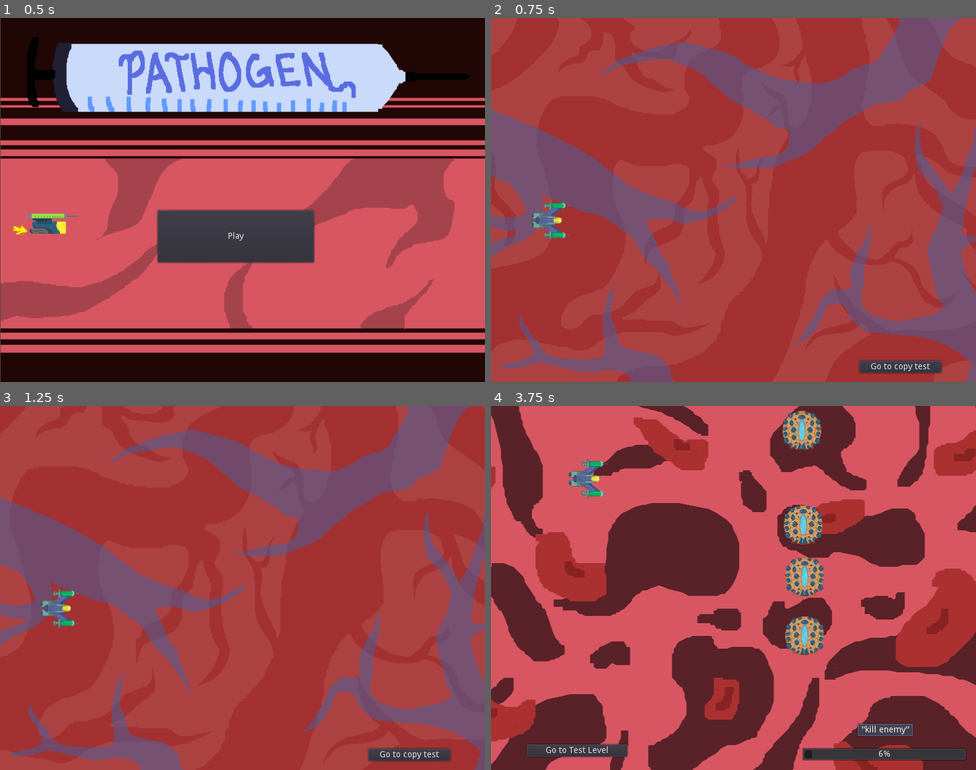
Above: before the commit, frames 1-4 (two rows, left to right).
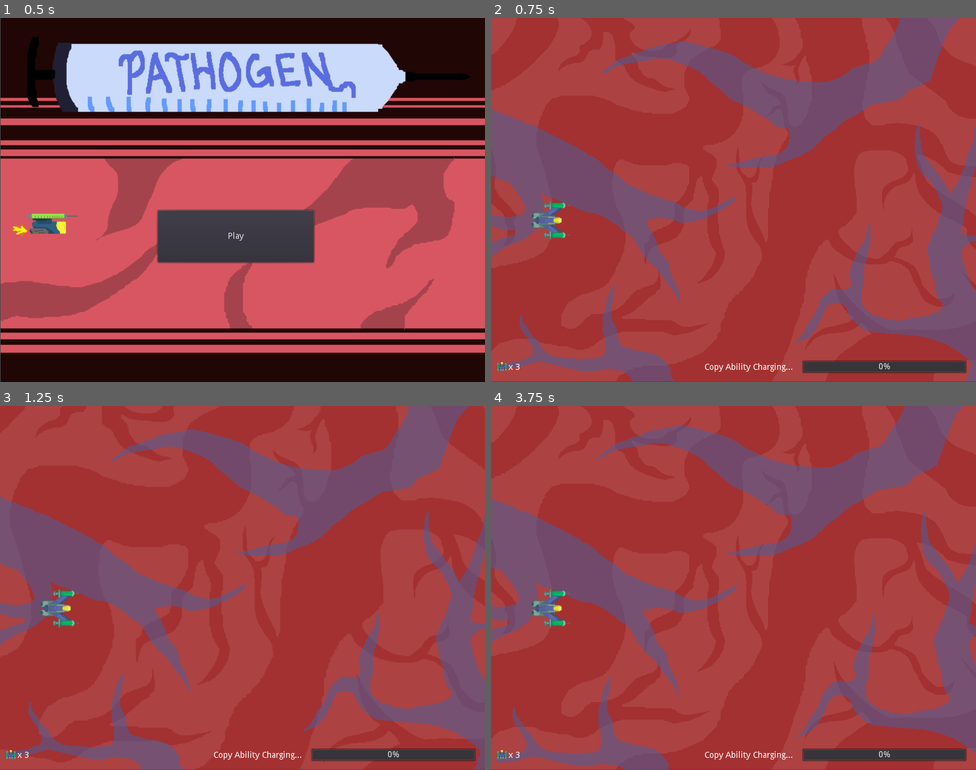
Above: after the commit, the same moments.

Repository: Yerdun/Pathogen
Game: Godot game, scene res://Assets/Scenes/Test Scenes/Title.tscn
Two runs of this game, one before a commit and one after it. Both use one fixed random seed, a clock stepped at 60 frames per second and the inputs below. Sound files missing from this copy of the repository are replaced by a short silence.
Inputs (mouse positions are in pixels of both pictures, inside the frame that each line leads up to):
- Up to frame 1 (0.5 s): no input
- Up to frame 2 (0.75 s): click "Play" at 0.5 s
- Up to frame 3 (1.25 s): no input
- Up to frame 4 (3.75 s): click (898, 755) at 1.25 s, where only the run before the commit has a clickable "Go to copy test"; click (578, 751) at 2 s, where only the run before the commit has a clickable "Go to Test Level"; click (578, 751) at 2.75 s, where only the run before the commit has a clickable "Go to Test Level"; click (883, 729) at 3.5 s, where only the run before the commit has a clickable "'kill enemy'"

Frame 1 is identical in both runs. In frame 2, 1.9% of the frame differs, in the area x 0-100%, y 0-100%; in frame 3, 1.9%; in frame 4, 94%.
Error before the commit: Attempt to call function 'play' in base 'null instance' on a null instance. (res://Assets/Scenes/Test)

Commit message:
Implemented a UI
Has a lives display and implemented the old charge bar

Diff:
--- a/Assets/Scenes/Enemy/Piercer Enemy/Piercer Enemy.tscn
+++ b/Assets/Scenes/Enemy/Piercer Enemy/Piercer Enemy.tscn
@@ -23,5 +23,6 @@
 
 [node name="Charge Sound" type="AudioStreamPlayer" parent="." index="4"]
 stream = ExtResource( 4 )
+volume_db = -2.0
 
 [connection signal="timeout" from="Charge Timer" to="." method="_on_Charge_Timer_timeout"]
--- /dev/null
+++ b/Assets/Scenes/Test Scenes/Test Level.gd
@@ -0,0 +1,17 @@
+extends Node2D
+
+# this script is probably only for UI elements
+
+# Called when the node enters the scene tree for the first time.
+func _ready():
+	$"Charge Bar".max_value = $"Player/Bullet Control".MaxCharge
+
+
+# Called every frame. 'delta' is the elapsed time since the previous frame.
+func _process(delta):
+	$"Charge Bar".value = $"Player/Bullet Control".CurrentCharge
+	if $"Player/Bullet Control".CurrentCharge == $"Player/Bullet Control".MaxCharge:
+		$"Copy Bar text".text = "Copy ready!"
+	else:
+		$"Copy Bar text".text = "Copy Ability Charging..."
+	$"Lives".text = "x " + str($"Player".lives)
--- a/Assets/Scenes/Test Scenes/Test Level.tscn
+++ b/Assets/Scenes/Test Scenes/Test Level.tscn
@@ -1,17 +1,21 @@
-[gd_scene load_steps=9 format=2]
+[gd_scene load_steps=10 format=2]
 
 [ext_resource path="res://Assets/Scenes/Background/BG.tscn" type="PackedScene" id=1]
 [ext_resource path="res://Assets/Scenes/Enemy/Enemy Spawn Handler/Enemy Spawn Handler.tscn" type="PackedScene" id=2]
 [ext_resource path="res://Assets/Scenes/Player/Player.tscn" type="PackedScene" id=3]
-[ext_resource path="res://Assets/Scenes/Test Scenes/go to copy.gd" type="Script" id=4]
+[ext_resource path="res://Assets/Scenes/Test Scenes/Test Level.gd" type="Script" id=4]
 [ext_resource path="res://Assets/Sounds/Level Music/Pathogen level intro.ogg" type="AudioStream" id=5]
 [ext_resource path="res://Assets/Sounds/Level Music/Pathogen level loop.ogg" type="AudioStream" id=6]
 [ext_resource path="res://Assets/Scenes/Music Handlers/Music Handler.tscn" type="PackedScene" id=7]
 [ext_resource path="res://Assets/Scenes/Enemy/Enemy Spawn Handler/Waves/Wave Manager.tscn" type="PackedScene" id=8]
+[ext_resource path="res://Assets/Sprites/Player/life.png" type="Texture" id=9]
 
 [node name="Test Level" type="Node2D"]
+script = ExtResource( 4 )
 
 [node name="Control" parent="." instance=ExtResource( 1 )]
+margin_top = -1.05945
+margin_bottom = -1.05945
 
 [node name="Wave Manager" parent="." instance=ExtResource( 8 )]
 
@@ -21,19 +25,45 @@
 [node name="Player" parent="." instance=ExtResource( 3 )]
 position = Vector2( 97.7746, 333.546 )
 
-[node name="Button" type="Button" parent="."]
-margin_left = 608.012
-margin_top = 565.033
-margin_right = 743.012
-margin_bottom = 585.033
-text = "Go to copy test"
-script = ExtResource( 4 )
+[node name="Music handler" parent="." instance=ExtResource( 7 )]
+intro = ExtResource( 5 )
+loop = ExtResource( 6 )
+
+[node name="Charge Bar" type="ProgressBar" parent="."]
+margin_left = 513.064
+margin_top = 564.273
+margin_right = 785.064
+margin_bottom = 586.273
 __meta__ = {
 "_edit_use_anchors_": false
 }
 
-[node name="Music handler" parent="." instance=ExtResource( 7 )]
-intro = ExtResource( 5 )
-loop = ExtResource( 6 )
+[node name="Lives" type="Label" parent="."]
+margin_left = 28.7228
+margin_top = 569.311
+margin_right = 68.7228
+margin_bottom = 583.311
+text = "x 3"
+__meta__ = {
+"_edit_use_anchors_": false
+}
 
-[connection signal="pressed" from="Button" to="Button" method="_on_Button_pressed"]
+[node name="Lives Icon" type="TextureRect" parent="."]
+margin_left = 10.0
+margin_top = 566.813
+margin_right = 26.0
+margin_bottom = 582.813
+texture = ExtResource( 9 )
+__meta__ = {
+"_edit_use_anchors_": false
+}
+
+[node name="Copy Bar text" type="Label" parent="."]
+margin_left = 352.139
+margin_top = 569.0
+margin_right = 498.139
+margin_bottom = 583.0
+text = "Copy Ability Charging..."
+__meta__ = {
+"_edit_use_anchors_": false
+}
Not shown, changed: .mono/metadata/ide_messaging_meta.txt
Binary file added: Assets/Sprites/Player/life.png
Not shown, added: Assets/Sprites/Player/life.png.import
